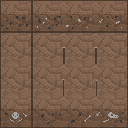
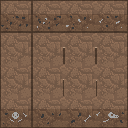
Comparing the layer stacks of the two (128, 128) images. Changes:
added layer "bones and rocks" above "soil" over <box>13,114,118,117</box>
renamed "shadow" to "soil", painted on it over <box>0,0,128,117</box>
